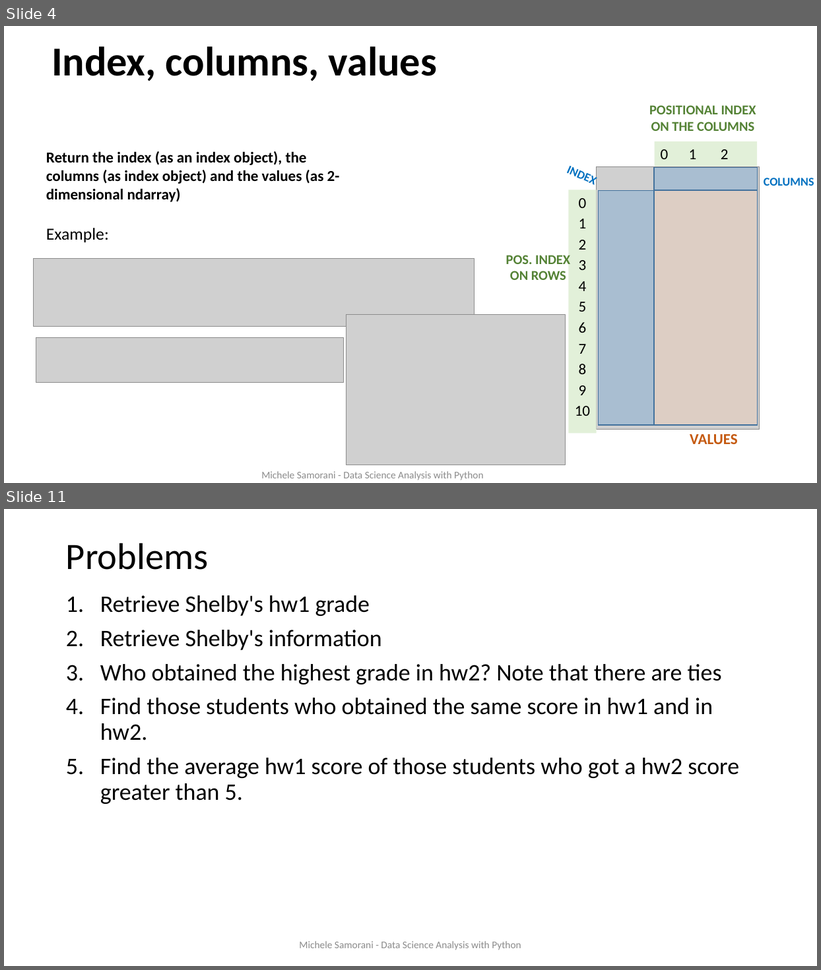
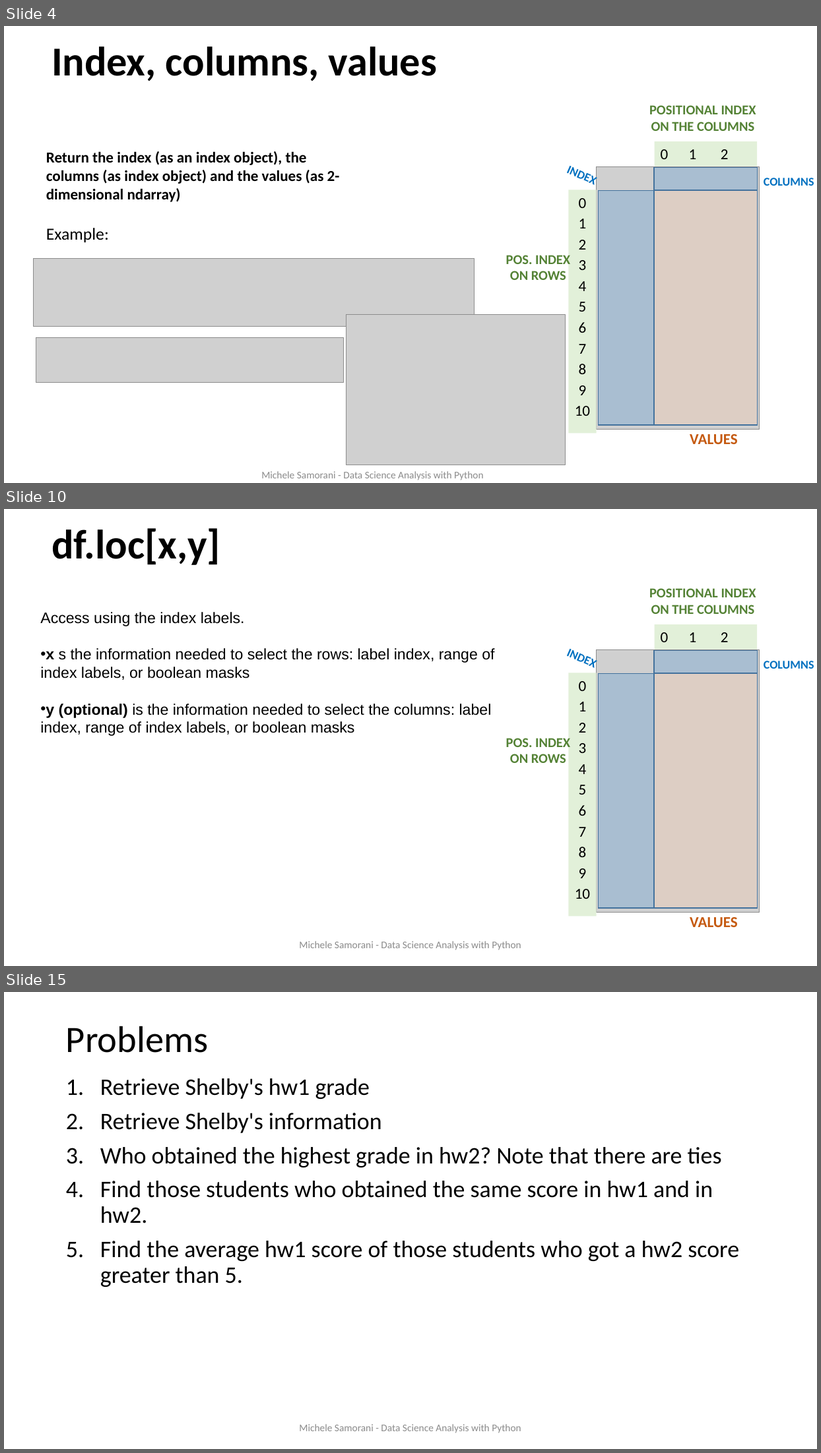
Before and after one commit to samorani/Data-Science-Analysis-with-Python, a slide deck: Module 4 -- pandas.DataFrame/Module 4 DataFrame.pptx. Shown one above the other, each under a label of ours: slides 4 and 11 before the commit, slides 4, 10 and 15 after it; the slides between them are not shown. The pictures are 821x970 and 821x1453 pixels, drawn with LibreOffice and Linux fonts; fonts in the diff are those of the drawing; grey boxes stand for pictures. Boxes give left, top, right and bottom in pixels: in the first picture for what was removed or moved away, otherwise in the second. Text is boxed around its words. In the diff, an @@ line names an element or a change of style, - is before the commit and + after.

```diff
--- a/Module 4 -- pandas.DataFrame/Module 4 DataFrame.pptx
+++ b/Module 4 -- pandas.DataFrame/Module 4 DataFrame.pptx
@@ slide 10 added at bbox=[4, 509, 817, 966], background #FFFFFF @@
@@ title added at bbox=[52, 528, 220, 565], 48.6 pt, text #000000, bold @@
+df.loc[x,y]
@@ text added at bbox=[649, 588, 756, 614], 16 pt, text #548235, bold @@
+POSITIONAL INDEX
+ON THE COLUMNS
@@ text added at bbox=[40, 612, 494, 736], 18 pt, text #000000 @@
+Access using the index labels.
+• x s the information needed to select the rows: label index, range of index labels, or boolean masks
+• y (optional) is the information needed to select the columns: label index, range of index labels, or boolean masks
@@ rectangle added at bbox=[655, 625, 758, 650], fill #E2F0D9, 18 pt, text #000000 @@
+0 1 2
@@ text added at bbox=[558, 640, 607, 677], 14 pt, text #0070C0, bold @@
+INDEX
@@ picture added at bbox=[596, 650, 760, 913] @@
@@ rectangle added at bbox=[654, 650, 758, 673], fill #5B9BD5 at 33% opacity, outline #43739E 1 pt @@
@@ text added at bbox=[764, 661, 814, 669], 14 pt, text #0070C0, bold @@
+COLUMNS
@@ rectangle added at bbox=[569, 673, 597, 916], fill #E2F0D9, 18 pt, text #000000 @@
+0
+1
+2
+3
+4
+5
+6
+7
+8
+9
+10
@@ rectangle added at bbox=[599, 674, 654, 908], fill #5B9BD5 at 33% opacity, outline #43739E 1 pt @@
@@ rectangle added at bbox=[654, 674, 758, 908], fill #F8CBAD at 33% opacity, outline #43739E 1 pt @@
@@ text added at bbox=[506, 738, 570, 763], 16 pt, text #548235, bold @@
+POS. INDEX
+ON ROWS
@@ text added at bbox=[690, 918, 738, 927], 18 pt, text #C55A11, bold @@
+VALUES
@@ text added at bbox=[299, 941, 521, 951], 12 pt, text #8C8C8C @@
+Michele Samorani - Data Science Analysis with Python
@@ what was slide 11 is now slide 15 @@
```
Also in this commit, not shown: 6 slides changed, 3 other slides added.
